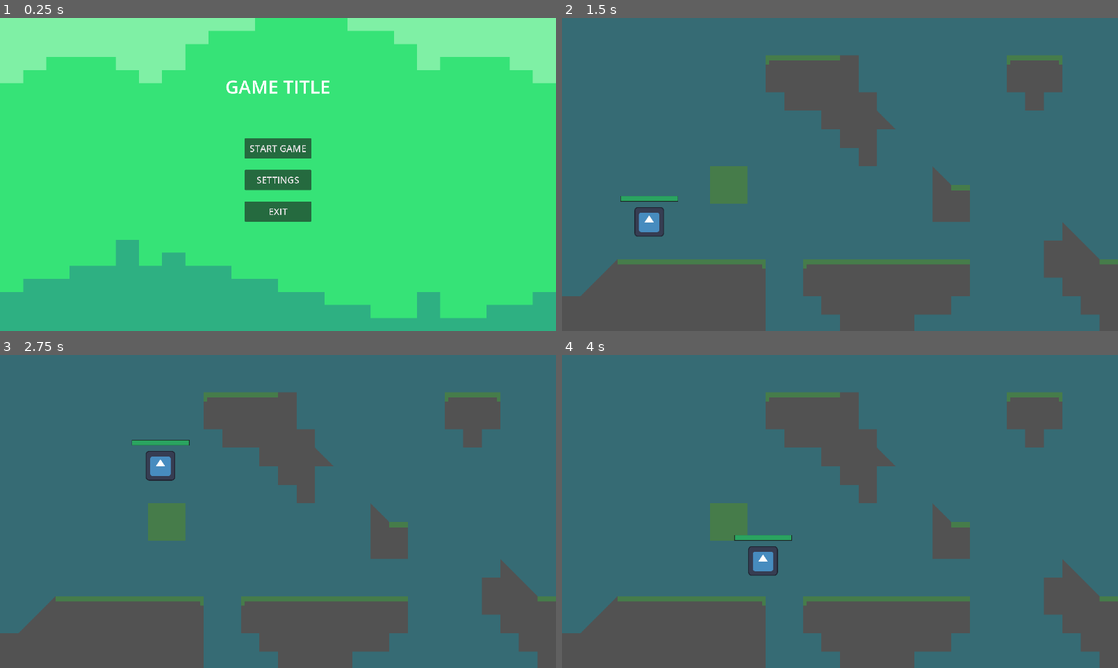
Above: before the commit, frames 1-4 (two rows, left to right).
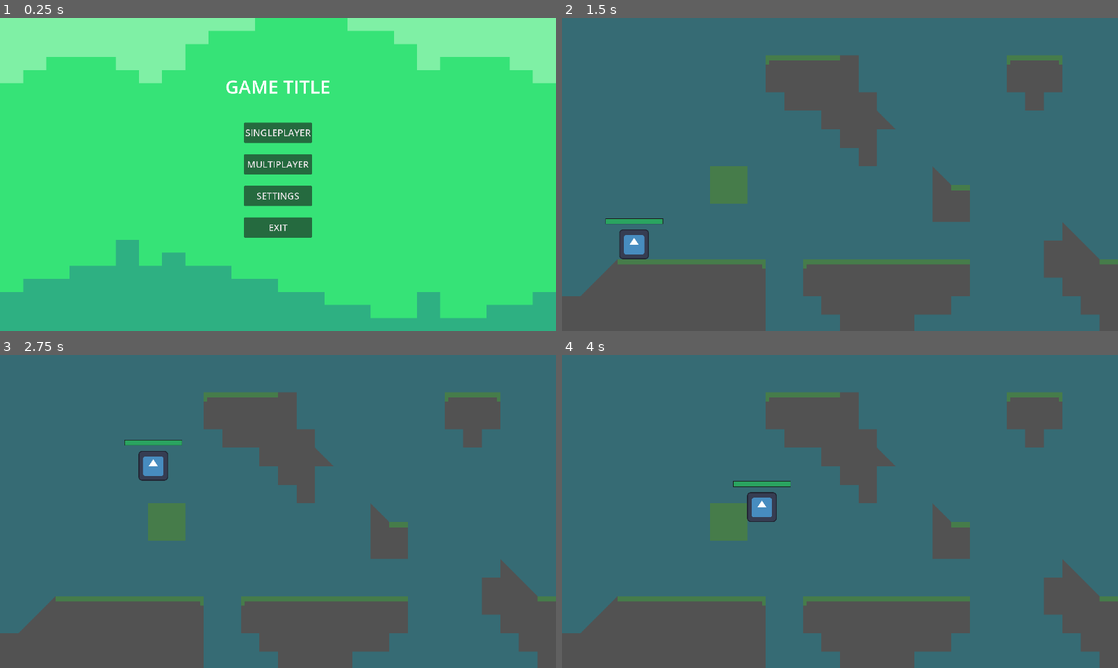
Above: after the commit, the same moments.

Repository: RealityGalaxy/Varis
Game: Godot game, scene res://scenes/main_menu.tscn
Same seed, same stepped clock (60 frames per second), same inputs: the game is played once before the commit and once after it. The engine's default icon, where the game draws it, is replaced by a stand-in: a white triangle on a blue panel in a dark square.
Inputs (mouse positions are in pixels of both pictures, inside the frame that each line leads up to):
- Up to frame 1 (0.25 s): no input
- Up to frame 2 (1.5 s): click (840, 133) at 0.5 s, where only the run after the commit has a clickable "SINGLEPLAYER"; click (840, 149) at 1.25 s, where only the run before the commit has a clickable "START GAME"
- Up to frame 3 (2.75 s): tap Enter at 2 s; hold Right (right) from 2.03 s (still down); tap Up (up) at 2.1, 2.27, 2.57 s
- Up to frame 4 (4 s): tap Up (up) at 2.85, 3.02, 3.32, 3.6 s; release Right (right) at 3.53 s; hold Left (left) from 3.53 s (still down)

The runs differ from the first frame. In frame 1, 3.5% of the frame differs, in the area x 43-57%, y 33-71%; in frame 2, 1.2%; in frame 3, 0.4%; in frame 4, 1.4%.

Commit message:
VL-29 Basic online support (#15)
* VL-29 Online support

Added basic online support using steamworks

* VL-29 fixes

Fixed my stupidity

* VL-29 Fixing lobby list

* VL-29 separate lobby screen

* VL-29

* try

* try 2

* try 3

* try 99

* surely works

* VL-29 lobby list fix

* VL-29

* a

* VL-29 merge

* VL-29 Improvements

Set steam script as global for expandability, added 2 spawn points for now and made hitting esc key take us back to main menu

* VL-29 fixed steam init

* VL-29 Spawnpoints and fixes

Added 4 spawnpoints for now, fixed dublicating lobbies and deleting our hosted lobby after going back to main menu

Diff:
--- a/Varis/project.godot
+++ b/Varis/project.godot
@@ -48,6 +48,11 @@
 , Object(InputEventKey,"resource_local_to_scene":false,"resource_name":"","device":-1,"window_id":0,"alt_pressed":false,"shift_pressed":false,"ctrl_pressed":false,"meta_pressed":false,"pressed":false,"keycode":0,"physical_keycode":65,"key_label":0,"unicode":97,"echo":false,"script":null)
 ]
 }
+esc={
+"deadzone": 0.5,
+"events": [Object(InputEventKey,"resource_local_to_scene":false,"resource_name":"","device":0,"window_id":0,"alt_pressed":false,"shift_pressed":false,"ctrl_pressed":false,"meta_pressed":false,"pressed":false,"keycode":0,"physical_keycode":4194305,"key_label":0,"unicode":0,"echo":false,"script":null)
+]
+}
 
 [rendering]
 
--- a/Varis/scenes/char.tscn
+++ b/Varis/scenes/char.tscn
@@ -7,7 +7,14 @@
 [sub_resource type="RectangleShape2D" id="RectangleShape2D_uou4y"]
 size = Vector2(127, 128)
 
+[sub_resource type="SceneReplicationConfig" id="SceneReplicationConfig_eqrt6"]
+properties/0/path = NodePath(".:position")
+properties/0/spawn = true
+properties/0/replication_mode = 1
+
 [node name="CharacterBody2D" type="CharacterBody2D"]
+position = Vector2(100, 100)
+scale = Vector2(0.8, 0.8)
 script = ExtResource("2_iyq3v")
 
 [node name="Healthbar" parent="." instance=ExtResource("2_vik5t")]
@@ -22,3 +29,6 @@
 [node name="CollisionShape2D" type="CollisionShape2D" parent="."]
 position = Vector2(0.5, 0)
 shape = SubResource("RectangleShape2D_uou4y")
+
+[node name="MultiplayerSynchronizer" type="MultiplayerSynchronizer" parent="."]
+replication_config = SubResource("SceneReplicationConfig_eqrt6")
--- a/Varis/scenes/level.tscn
+++ b/Varis/scenes/level.tscn
@@ -1,7 +1,8 @@
-[gd_scene load_steps=6 format=3 uid="uid://cgw6rfirr30ks"]
+[gd_scene load_steps=7 format=3 uid="uid://cgw6rfirr30ks"]
 
 [ext_resource type="Texture2D" uid="uid://hb5qw0s3eac2" path="res://graphics/terrain/tilemaps/GrassTilemap.png" id="1_jefxm"]
 [ext_resource type="PackedScene" uid="uid://cubitxapsm3h1" path="res://scenes/char.tscn" id="2_7accs"]
+[ext_resource type="Script" path="res://scripts/MultiplayerSpawner.gd" id="3_lyedi"]
 [ext_resource type="PackedScene" uid="uid://4r48f8lttmp" path="res://scenes/deathzone.tscn" id="3_ulx4w"]
 
 [sub_resource type="TileSetAtlasSource" id="TileSetAtlasSource_rfgjm"]
@@ -48,10 +49,6 @@
 format = 2
 layer_0/tile_data = PackedInt32Array(524296, 131072, 1, 589832, 131072, 1, 524297, 131072, 1, 589833, 131072, 1, 851970 …(1773 unchanged characters)…
 
-[node name="CharacterBody2D" parent="." instance=ExtResource("2_7accs")]
-position = Vector2(301, 673)
-scale = Vector2(0.8, 0.8)
-
 [node name="Deathzone" parent="." instance=ExtResource("3_ulx4w")]
 position = Vector2(921, 1286)
 scale = Vector2(130, 4)
@@ -63,3 +60,22 @@
 [node name="Deathzone3" parent="." instance=ExtResource("3_ulx4w")]
 position = Vector2(2326, 225)
 scale = Vector2(10, 110)
+
+[node name="SpawnPoints" type="Node2D" parent="."]
+
+[node name="0" type="Node2D" parent="SpawnPoints" groups=["PlayerSpawnPoint"]]
+position = Vector2(249, 744)
+
+[node name="1" type="Node2D" parent="SpawnPoints" groups=["PlayerSpawnPoint"]]
+position = Vector2(1763, 637)
+
+[node name="2" type="Node2D" parent="SpawnPoints" groups=["PlayerSpawnPoint"]]
+position = Vector2(1373, 501)
+
+[node name="3" type="Node2D" parent="SpawnPoints" groups=["PlayerSpawnPoint"]]
+position = Vector2(824, 60)
+
+[node name="MultiplayerSpawner" type="MultiplayerSpawner" parent="."]
+spawn_path = NodePath(".")
+script = ExtResource("3_lyedi")
+playerScene = ExtResource("2_7accs")
--- a/Varis/scenes/main_menu.tscn
+++ b/Varis/scenes/main_menu.tscn
@@ -59,11 +59,17 @@
 [node name="Separator2" type="Control" parent="MarginContainer/HBoxContainer/VBoxContainer"]
 layout_mode = 2
 
-[node name="Start" type="Button" parent="MarginContainer/HBoxContainer/VBoxContainer"]
+[node name="Singleplayer" type="Button" parent="MarginContainer/HBoxContainer/VBoxContainer"]
 custom_minimum_size = Vector2(230, 70)
 layout_mode = 2
 theme_override_font_sizes/font_size = 32
-text = "START GAME"
+text = "SINGLEPLAYER"
+
+[node name="Multiplayer" type="Button" parent="MarginContainer/HBoxContainer/VBoxContainer"]
+custom_minimum_size = Vector2(230, 70)
+layout_mode = 2
+theme_override_font_sizes/font_size = 32
+text = "MULTIPLAYER"
 
 [node name="Settings" type="Button" parent="MarginContainer/HBoxContainer/VBoxContainer"]
 custom_minimum_size = Vector2(200, 70)
@@ -77,6 +83,7 @@
 theme_override_font_sizes/font_size = 32
 text = "EXIT"
 
-[connection signal="pressed" from="MarginContainer/HBoxContainer/VBoxContainer/Start" to="." method="_on_start_pressed"]
+[connection signal="pressed" from="MarginContainer/HBoxContainer/VBoxContainer/Singleplayer" to="." method="_on_singleplayer_pressed"]
+[connection signal="pressed" from="MarginContainer/HBoxContainer/VBoxContainer/Multiplayer" to="." method="_on_multiplayer_pressed"]
 [connection signal="pressed" from="MarginContainer/HBoxContainer/VBoxContainer/Settings" to="." method="_on_settings_pressed"]
 [connection signal="pressed" from="MarginContainer/HBoxContainer/VBoxContainer/Exit" to="." method="_on_exit_pressed"]
--- /dev/null
+++ b/Varis/scenes/multiplayerScreen.tscn
@@ -0,0 +1,90 @@
+[gd_scene load_steps=4 format=3 uid="uid://be6txqjmunieg"]
+
+[ext_resource type="Script" path="res://scripts/multiplayerScreen.gd" id="1_raoo1"]
+[ext_resource type="Texture2D" uid="uid://crdip2y5gklpt" path="res://graphics/placeholder/tile_0014.png" id="2_brpcw"]
+[ext_resource type="Script" path="res://scripts/Steam.gd" id="3_7ujq4"]
+
+[node name="multiplayerScreen" type="Node2D"]
+script = ExtResource("1_raoo1")
+
+[node name="Background" type="TextureRect" parent="."]
+offset_right = 1915.0
+offset_bottom = 1079.0
+texture = ExtResource("2_brpcw")
+
+[node name="MarginContainer" type="MarginContainer" parent="."]
+anchors_preset = 15
+anchor_right = 1.0
+anchor_bottom = 1.0
+offset_left = 678.0
+offset_top = 262.0
+offset_right = 1249.0
+offset_bottom = 837.0
+grow_horizontal = 2
+grow_vertical = 2
+theme_override_constants/margin_left = 12
+theme_override_constants/margin_top = 12
+theme_override_constants/margin_right = 12
+theme_override_constants/margin_bottom = 12
+
+[node name="VBoxContainer" type="VBoxContainer" parent="MarginContainer"]
+layout_mode = 2
+theme_override_constants/separation = 180
+
+[node name="Separator" type="Control" parent="MarginContainer/VBoxContainer"]
+layout_mode = 2
+
+[node name="HBoxContainer" type="HBoxContainer" parent="MarginContainer"]
+layout_mode = 2
+alignment = 1
+
+[node name="VBoxContainer" type="VBoxContainer" parent="MarginContainer/HBoxContainer"]
+layout_mode = 2
+theme_override_constants/separation = 39
+alignment = 1
+
+[node name="Separator2" type="Control" parent="MarginContainer/HBoxContainer/VBoxContainer"]
+layout_mode = 2
+
+[node name="Host" type="Button" parent="MarginContainer/HBoxContainer/VBoxContainer"]
+custom_minimum_size = Vector2(200, 70)
+layout_mode = 2
+theme_override_font_sizes/font_size = 32
+text = "HOST"
+
+[node name="Join" type="Button" parent="MarginContainer/HBoxContainer/VBoxContainer"]
+custom_minimum_size = Vector2(200, 70)
+layout_mode = 2
+theme_override_font_sizes/font_size = 32
+text = "JOIN"
+
+[node name="Back" type="Button" parent="MarginContainer/HBoxContainer/VBoxContainer"]
+custom_minimum_size = Vector2(200, 70)
+layout_mode = 2
+theme_override_font_sizes/font_size = 32
+text = "BACK"
+
+[node name="PopupPanel" type="PopupPanel" parent="MarginContainer"]
+position = Vector2i(700, 100)
+size = Vector2i(500, 500)
+borderless = false
+
+[node name="LobbyScrollContainer" type="ScrollContainer" parent="MarginContainer/PopupPanel"]
+offset_left = 4.0
+offset_top = 4.0
+offset_right = 496.0
+offset_bottom = 496.0
+
+[node name="Lobbies" type="VBoxContainer" parent="MarginContainer/PopupPanel/LobbyScrollContainer"]
+layout_mode = 2
+
+[node name="MultiplayerSpawner" type="MultiplayerSpawner" parent="."]
+spawn_path = NodePath("..")
+spawn_limit = 6
+
+[node name="Steam" type="Node" parent="."]
+script = ExtResource("3_7ujq4")
+
+[connection signal="pressed" from="MarginContainer/HBoxContainer/VBoxContainer/Host" to="." method="_on_host_pressed"]
+[connection signal="pressed" from="MarginContainer/HBoxContainer/VBoxContainer/Join" to="." method="_on_join_pressed"]
+[connection signal="pressed" from="MarginContainer/HBoxContainer/VBoxContainer/Back" to="." method="_on_back_pressed"]
--- a/Varis/scripts/Character.gd
+++ b/Varis/scripts/Character.gd
@@ -24,6 +24,9 @@
 		vel.x -= speed
 
 func _physics_process(delta):
+	if !is_multiplayer_authority():
+		return
+
 	get_input()
 
 	if is_on_floor() or is_on_ceiling():
--- /dev/null
+++ b/Varis/scripts/MultiplayerSpawner.gd
@@ -0,0 +1,32 @@
+extends MultiplayerSpawner
+
+@export var playerScene : PackedScene
+# Called when the node enters the scene tree for the first time.
+var index = 0
+func _ready():
+	spawn_function = spawnPlayer
+	if is_multiplayer_authority():
+		spawn(1)
+
+		multiplayer.peer_connected.connect(spawn)
+		multiplayer.peer_disconnected.connect(removePlayer)
+
+var players = {}
+
+func spawnPlayer(data):
+
+	var player = playerScene.instantiate()
+
+	player.set_multiplayer_authority(data)
+	players[data] = player
+
+	for spawnpoint in get_tree().get_nodes_in_group("PlayerSpawnPoint"):
+		if spawnpoint.name == str(index):
+			player.position = spawnpoint.position
+	index += 1;
+
+	return player
+
+func removePlayer(data):
+	players[data].queue_free()
+	players.erase(data)
--- /dev/null
+++ b/Varis/scripts/Steam.gd
@@ -0,0 +1,12 @@
+extends Node
+
+# Called when the node enters the scene tree for the first time.
+func _ready():
+	OS.set_environment("SteamAppID", str(480))
+	OS.set_environment("SteamGameID", str(480))
+	Steam.steamInitEx()
+
+
+# Called every frame. 'delta' is the elapsed time since the previous frame.
+func _process(delta):
+	Steam.run_callbacks()
--- a/Varis/scripts/main_menu.gd
+++ b/Varis/scripts/main_menu.gd
@@ -1,7 +1,10 @@
 extends Control
 
-func _on_start_pressed():
+func _on_singleplayer_pressed():
 	get_tree().change_scene_to_file("res://scenes/level.tscn")
+
+func _on_multiplayer_pressed():
+	get_tree().change_scene_to_file("res://scenes/multiplayerScreen.tscn")
 
 func _on_settings_pressed():
 	pass # Replace with function body.
--- /dev/null
+++ b/Varis/scripts/multiplayerScreen.gd
@@ -0,0 +1,77 @@
+extends Node2D
+
+var lobby_id = 0
+var peer = SteamMultiplayerPeer.new()
+
+@onready var multiplayerSpawner = $MultiplayerSpawner
+
+func _ready():
+
+	multiplayerSpawner.spawn_function = spawn_level
+	peer.lobby_created.connect(_on_lobby_created)
+	Steam.lobby_match_list.connect(_on_lobby_match_list)
+
+func spawn_level(data):
+	var a = (load(data) as PackedScene).instantiate()
+	return a
+
+
+func _on_host_pressed():
+	peer.create_lobby(SteamMultiplayerPeer.LOBBY_TYPE_PUBLIC)
+	multiplayer.multiplayer_peer = peer
+	multiplayerSpawner.spawn("res://scenes/level.tscn")
+	$Background.queue_free()
+	$MarginContainer.queue_free()
+
+
+func _on_lobby_created(connect, id):
+	if connect:
+		lobby_id = id
+		Steam.setLobbyData(lobby_id, "name", str("godlobby"))
+		Steam.setLobbyJoinable(lobby_id, true)
+		print(lobby_id)
+
+func join_lobby(id):
+	peer.connect_lobby(id)
+	multiplayer.multiplayer_peer = peer
+	lobby_id = id
+	$Background.queue_free()
+	$MarginContainer.queue_free()
+	$MarginContainer/PopupPanel.queue_free()
+
+
+
+func open_lobby_list():
+	Steam.addRequestLobbyListDistanceFilter(Steam.LOBBY_DISTANCE_FILTER_CLOSE)
+	Steam.requestLobbyList()
+
+
+func _on_lobby_match_list(lobbies):
+
+	for lobby in lobbies:
+		var lobby_name = Steam.getLobbyData(lobby, "name")
+		var player_count = Steam.getNumLobbyMembers(lobby)
+
+		if lobby_name == "godlobby":
+			var button = Button.new()
+			button.set_text(str(lobby_name, "| Players: ", player_count))
+			button.set_size(Vector2(100, 5))
+			button.connect("pressed", Callable(self, "join_lobby").bind(lobby))
+			$MarginContainer/PopupPanel/LobbyScrollContainer/Lobbies.add_child(button)
+
+func _on_join_pressed():
+
+	for button in $MarginContainer/PopupPanel/LobbyScrollContainer/Lobbies.get_children():
+		button.queue_free()
+
+	open_lobby_list()
+	$MarginContainer/PopupPanel.popup()
+
+
+func _input(event):
+		if Input.is_action_just_pressed("esc"):
+			Steam.deleteLobbyData(lobby_id, "name")
+			get_tree().change_scene_to_file("res://scenes/main_menu.tscn")
+
+func _on_back_pressed():
+	get_tree().change_scene_to_file("res://scenes/main_menu.tscn")
Not shown: 1 places in Varis/scenes/char.tscn that only renumber resources
Not shown: 2 places in Varis/scenes/main_menu.tscn that only renumber resources
